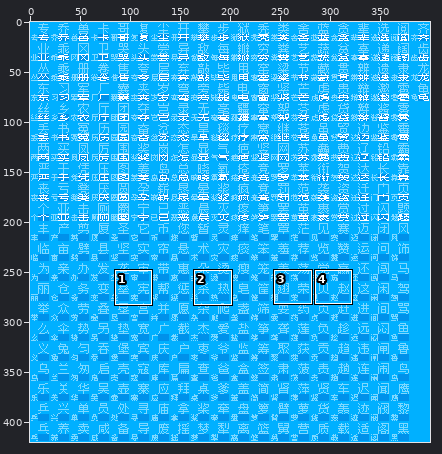
File history of a pixel-art file, Data/核心笑传之抄抄表——《现代汉语常用字表》常用字部分.ase. Above, an overview of the earlier version with the close-up marked.
Close-up. Earlier state:
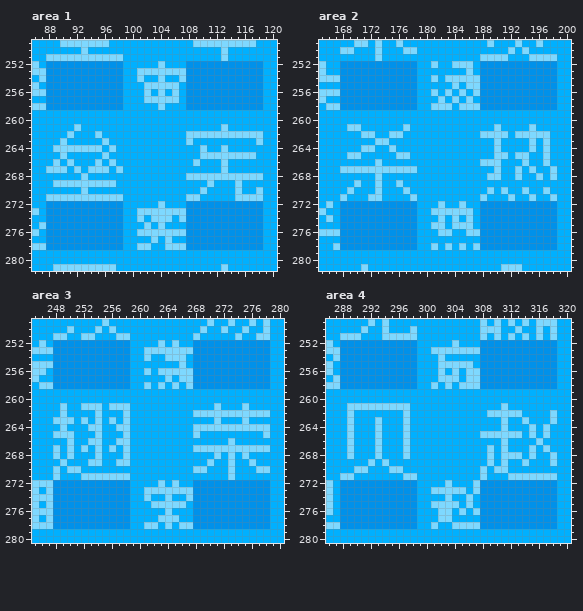
400x420 pixels, 1 frame. Colours within 5 levels of each other are drawn and written as one. Shown: area 1: x 86..120, y 249..281; area 2: x 165..200, y 249..281; area 3: x 245..280, y 249..280; area 4: x 286..320, y 249..280. The commit also changed other parts of the picture, which this record leaves out.
The result:
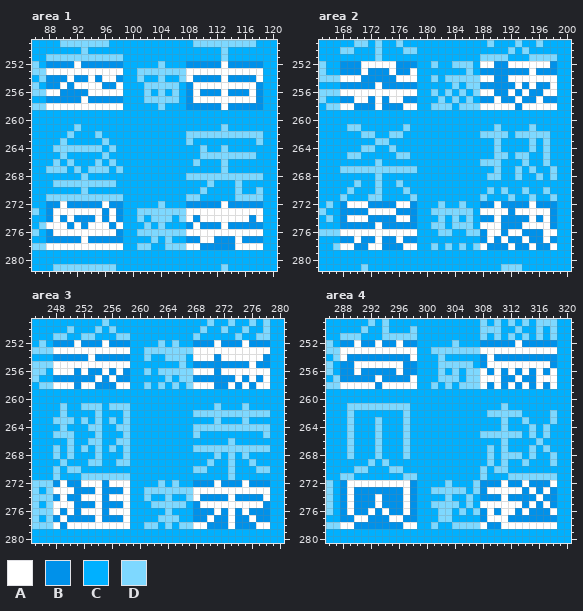
Palette (. is transparent): A #ffffff  B #0091ea  C #00b0ff  D #7ed8ff
Difference:
Area 1, layer "字形层":
y 252: x 92 B -> A; x 113 B -> A
y 253: x 88..98 BBBBBBBBBBB -> AAAAAAAAAAA; x 108..118 BBBBBBBBBBB -> AAAAAAAAAAA
y 254: x 91 B -> A; x 94 B -> A; x 96..97 BB -> AA; x 108 B -> A; x 113 B -> A; x 118 B -> A
y 255: x 90 B -> A; x 92..95 BBBB -> AAAA; x 98 B -> A; x 109..117 BBBBBBBBB -> AAAAAAAAA
y 256: x 88..89 BB -> AA; x 94..98 BBBBB -> AAAAA; x 109 B -> A; x 113 B -> A; x 117 B -> A
y 257: x 93 B -> A; x 109..117 BBBBBBBBB -> AAAAAAAAA
y 258: x 88..98 BBBBBBBBBBB -> AAAAAAAAAAA; x 113 B -> A
y 272: x 90 B -> A; x 96 B -> A; x 113 B -> A
y 273: x 89..95 BBBBBBB -> AAAAAAA; x 97 B -> A; x 108..118 BBBBBBBBBBB -> AAAAAAAAAAA
y 274: x 89 B -> A; x 91 B -> A; x 95 B -> A; x 97 B -> A; x 108 B -> A; x 110..116 BBBBBBB -> AAAAAAA; x 118 B -> A
y 275: x 88..90 BBB -> AAA; x 92 B -> A; x 94..96 BBB -> AAA; x 98 B -> A; x 109 B -> A; x 113 B -> A
y 276: x 89..97 BBBBBBBBB -> AAAAAAAAA; x 108..118 BBBBBBBBBBB -> AAAAAAAAAAA
y 277: x 93 B -> A; x 110..111 BB -> AA; x 115 B -> A
y 278: x 88..98 BBBBBBBBBBB -> AAAAAAAAAAA; x 108..109 BB -> AA; x 115..118 BBBB -> AAAA
Area 2, layer "字形层":
y 252: x 171..175 BBBBB -> AAAAA; x 188..189 BB -> AA; x 192..197 BBBBBB -> AAAAAA
y 253: x 171 B -> A; x 175 B -> A; x 178 B -> A; x 195 B -> A
y 254: x 168..170 BBB -> AAA; x 176..178 BBB -> AAA; x 188..189 BB -> AA; x 192..198 BBBBBBB -> AAAAAAA
y 255: x 173 B -> A; x 193 B -> A; x 195 B -> A; x 198 B -> A
y 256: x 168..178 BBBBBBBBBBB -> AAAAAAAAAAA; x 188..189 BB -> AA; x 192 B -> A; x 194 B -> A; x 197..198 BB -> AA
y 257: x 170..171 BB -> AA; x 173 B -> A; x 175..176 BB -> AA; x 190 B -> A; x 193 B -> A; x 196 B -> A
y 258: x 168..169 BB -> AA; x 173 B -> A; x 177..178 BB -> AA; x 188..192 BBBBB -> AAAAA; x 194..198 BBBBB -> AAAAA
y 272: x 169..171 BBB -> AAA; x 176..177 BB -> AA; x 190 B -> A; x 195 B -> A
y 273: x 172..175 BBBB -> AAAA; x 188..191 BBBB -> AAAA; x 193..197 BBBBB -> AAAAA
y 274: x 169..171 BBB -> AAA; x 176..177 BB -> AA; x 190 B -> A; x 195 B -> A; x 197 B -> A
y 275: x 173 B -> A; x 188..190 BBB -> AAA; x 194..197 BBBB -> AAAA
y 276: x 168..178 BBBBBBBBBBB -> AAAAAAAAAAA; x 189..190 BB -> AA; x 192..193 BB -> AA; x 197..198 BB -> AA
y 277: x 170 B -> A; x 173 B -> A; x 176 B -> A; x 189 B -> A; x 191 B -> A; x 194 B -> A; x 197 B -> A
y 278: x 168..169 BB -> AA; x 172..173 BB -> AA; x 177..178 BB -> AA; x 188 B -> A; x 192 B -> A; x 195 B -> A; x 198 B -> A
Area 3, layer "字形层":
y 252: x 251 B -> A; x 255 B -> A; x 271 B -> A; x 275 B -> A
y 253: x 248..258 BBBBBBBBBBB -> AAAAAAAAAAA; x 268..278 BBBBBBBBBBB -> AAAAAAAAAAA
y 254: x 253 B -> A; x 268..270 BBB -> AAA; x 272..277 BBBBBB -> AAAAAA
y 255: x 248..258 BBBBBBBBBBB -> AAAAAAAAAAA; x 276 B -> A
y 256: x 248..250 BBB -> AAA; x 252 B -> A; x 255 B -> A; x 257 B -> A; x 268..270 BBB -> AAA; x 272..278 BBBBBBB -> AAAAAAA
y 257: x 254 B -> A; x 256 B -> A; x 274 B -> A; x 276 B -> A; x 278 B -> A
y 258: x 248..250 BBB -> AAA; x 252..253 BB -> AA; x 257..258 BB -> AA; x 268..270 BBB -> AAA; x 273 B -> A; x 275 B -> A; x 277..278 BB -> AA
y 272: x 249 B -> A; x 252..254 BBB -> AAA; x 256..258 BBB -> AAA; x 271 B -> A; x 275 B -> A
y 273: x 248..250 BBB -> AAA; x 254 B -> A; x 258 B -> A; x 268..278 BBBBBBBBBBB -> AAAAAAAAAAA
y 274: x 249 B -> A; x 252..254 BBB -> AAA; x 256..258 BBB -> AAA; x 268 B -> A; x 273 B -> A; x 278 B -> A
y 275: x 248..250 BBB -> AAA; x 254 B -> A; x 258 B -> A; x 269..277 BBBBBBBBB -> AAAAAAAAA
y 276: x 248 B -> A; x 250 B -> A; x 252..254 BBB -> AAA; x 256..258 BBB -> AAA; x 271 B -> A; x 273 B -> A; x 275 B -> A
y 277: x 249 B -> A; x 254 B -> A; x 258 B -> A; x 270 B -> A; x 273 B -> A; x 276 B -> A
y 278: x 248 B -> A; x 250..258 BBBBBBBBB -> AAAAAAAAA; x 268..269 BB -> AA; x 273 B -> A; x 277..278 BB -> AA
Area 4, layer "字形层":
y 252: x 290 B -> A; x 293 B -> A; x 296 B -> A; x 313 B -> A
y 253: x 288..298 BBBBBBBBBBB -> AAAAAAAAAAA; x 308..318 BBBBBBBBBBB -> AAAAAAAAAAA
y 254: x 288 B -> A; x 298 B -> A; x 309 B -> A
y 255: x 290..296 BBBBBBB -> AAAAAAA; x 309..317 BBBBBBBBB -> AAAAAAAAA
y 256: x 290 B -> A; x 296 B -> A; x 308 B -> A; x 310 B -> A; x 312 B -> A; x 314 B -> A; x 316 B -> A; x 318 B -> A
y 257: x 293 B -> A; x 298 B -> A; x 308..310 BBB -> AAA; x 313 B -> A; x 316..318 BBB -> AAA
y 258: x 288..292 BBBBB -> AAAAA; x 294..298 BBBBB -> AAAAA; x 308 B -> A; x 310 B -> A; x 312 B -> A; x 314 B -> A; x 316 B -> A; x 318 B -> A
y 272: x 289..297 BBBBBBBBB -> AAAAAAAAA; x 311 B -> A; x 314 B -> A; x 318 B -> A
y 273: x 289 B -> A; x 297 B -> A; x 309..313 BBBBB -> AAAAA; x 315 B -> A; x 317 B -> A
y 274: x 289 B -> A; x 293 B -> A; x 297 B -> A; x 311 B -> A; x 316 B -> A
y 275: x 289 B -> A; x 293 B -> A; x 297 B -> A; x 308..313 BBBBBB -> AAAAAA; x 315 B -> A; x 317 B -> A
y 276: x 289 B -> A; x 292 B -> A; x 294 B -> A; x 297 B -> A; x 309 B -> A; x 311..312 BB -> AA; x 314 B -> A; x 318 B -> A
y 277: x 290..291 BB -> AA; x 295..296 BB -> AA; x 309..311 BBB -> AAA
y 278: x 288..289 BB -> AA; x 297..298 BB -> AA; x 308 B -> A; x 311..318 BBBBBBBB -> AAAAAAAA
